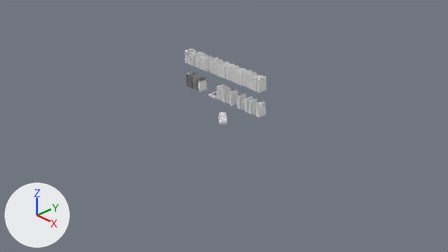
The Blender file Content/Game_Art/Blender/bibliotheque.blend: old version first, new version second.
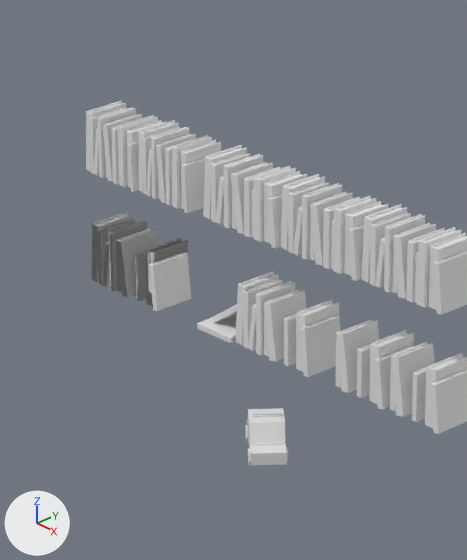
Each version appears first from the file's camera 'Camera', and next in a close-up on the part from 37% to 59% of the width and 11% to 57% of the height. Every picture has the same lights, and +X, +Y and +Z are marked at lower left. The same objects are shown in both versions, whatever each file hides.
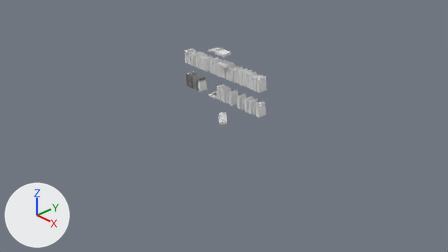
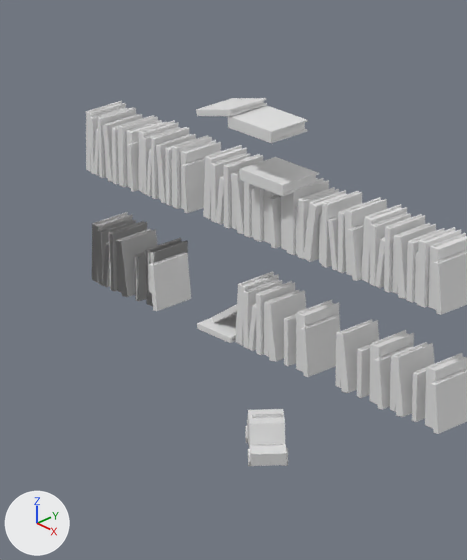
Where the newer file only moved an object's origin or applied its transform, the numbers keep the older frame.

What differs and where, as boxes [x1, y1, x2, y2] in the close-ups (467 x 560 px; the box of a moved part takes in the faces that stretch with it):
'Cube.004', reshaped
    before: [86, 101, 467, 434]
    after: [86, 98, 467, 434]
part 1 of me_cube_004, added
    after: [228, 105, 308, 143]
part 2 of me_cube_004, added
    after: [196, 98, 267, 116]
part 3 of me_cube_004, added
    after: [240, 157, 319, 196]
part 4 of me_cube_004, moved or reshaped
    before: [280, 174, 388, 280]
    after: [281, 178, 387, 281]

Edits to the bpy script that builds the scene:
```text
Change me_cube_004:
    used by ob_cube_004; location = (-0.728, 0.0, 0.464)
    remove me_cube_004.from_pydata(...)  # 5580 vertices, 5580 faces; spans x -0.22..1.68, y -0.1..0.12, z 0.0..0.69
    add me_cube_004.from_pydata(...)  # 5760 vertices, 5760 faces; spans x -0.22..1.68, y -0.2..0.12, z 0.0..0.97
    me_cube_004 part 1: the loose piece of 60 vertices spanning x 0.77..0.81, y -0.07..0.1, z 0.45..0.67 is copied, and the copy is turned 89.9 degrees about the y axis through its middle, then moved by (0.04, -0.13, 0.36), in mat_m_biliothequeatlas (its picture is missing); it spans x 0.72..0.95, y -0.2..-0.02, z 0.9..0.94
    me_cube_004 part 2: the loose piece of 60 vertices spanning x 0.6..0.62, y -0.07..0.11, z 0.45..0.63 is copied, and the copy is turned 75.8 degrees about the y axis through its middle, then moved by (0.04, -0.13, 0.4), in mat_m_biliothequeatlas (its picture is missing); it spans x 0.56..0.74, y -0.2..-0.03, z 0.9..0.97
    me_cube_004 part 3: the loose piece of 60 vertices spanning x 0.77..0.81, y -0.07..0.1, z 0.45..0.67 is copied, and the copy is turned 89.9 degrees about the y axis through its middle, then moved by (0.04, -0.07, 0.15), in mat_m_biliothequeatlas (its picture is missing); it spans x 0.72..0.95, y -0.14..0.03, z 0.69..0.73
    me_cube_004 part 4: 484 vertices moved within x 0.86..1.24, y -0.09..0.11, z 0.45..0.69; 25 vertices removed from x 0.91..1.25, y -0.1..0.1, z 0.45..0.69; 25 vertices added at x 0.87..1.27, y -0.1..0.1, z 0.45..0.67
    remove me_cube_004.materials.append(mat_m_biliothequeatlas)
```
